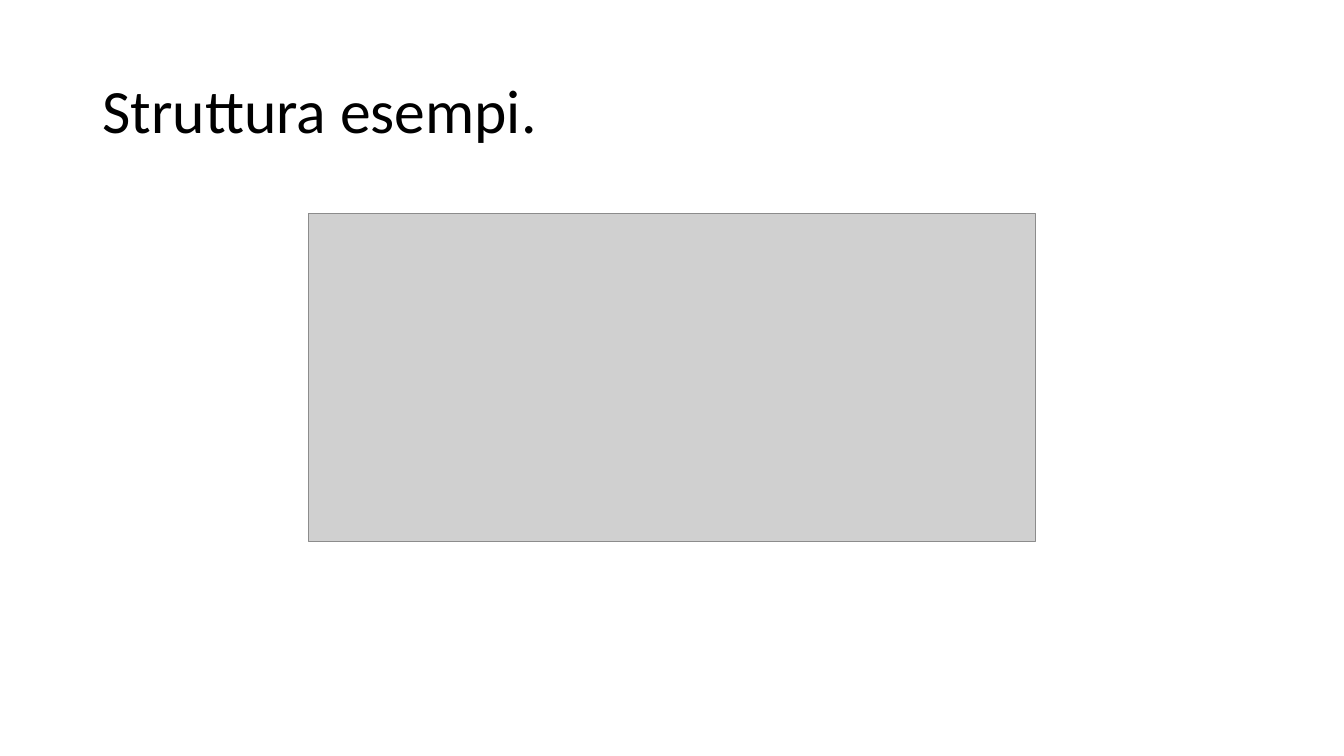
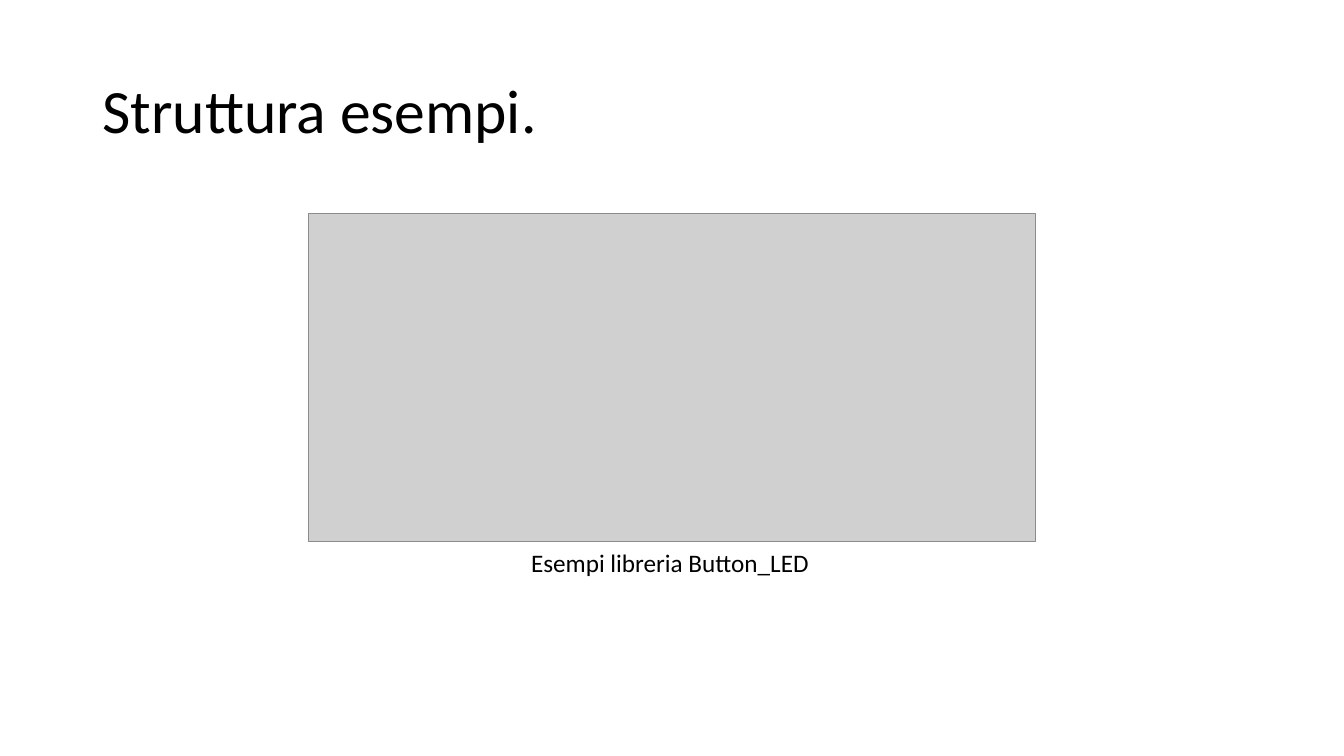
Before and after one commit to filippofinke/actuator-libraries, a slide deck: slide 10 of Presentations/Presentazione.pptx. Drawn at 1344x756 pixels with LibreOffice and Linux fonts; fonts in the diff are those of the drawing; grey boxes stand for pictures. Boxes give left, top, right and bottom in pixels: in the first picture for what was removed or moved away, otherwise in the second. Text is boxed around its words. In the diff, an @@ line names an element or a change of style, - is before the commit and + after.

```diff
--- a/Presentations/Presentazione.pptx
+++ b/Presentations/Presentazione.pptx
@@ text added at box(531, 554, 808, 576), 18 pt, text #000000 @@
+Esempi libreria Button_LED
```
